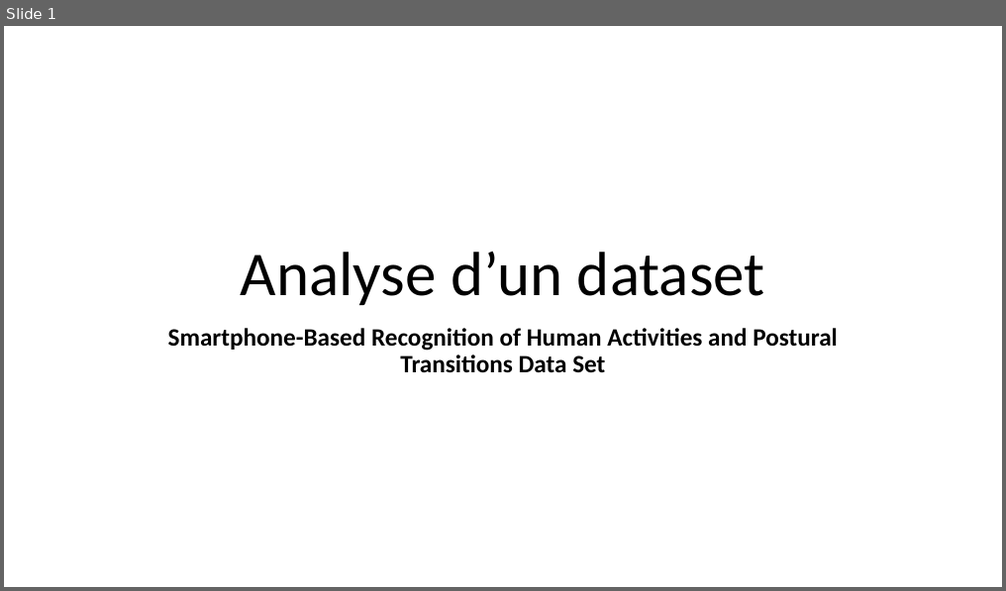
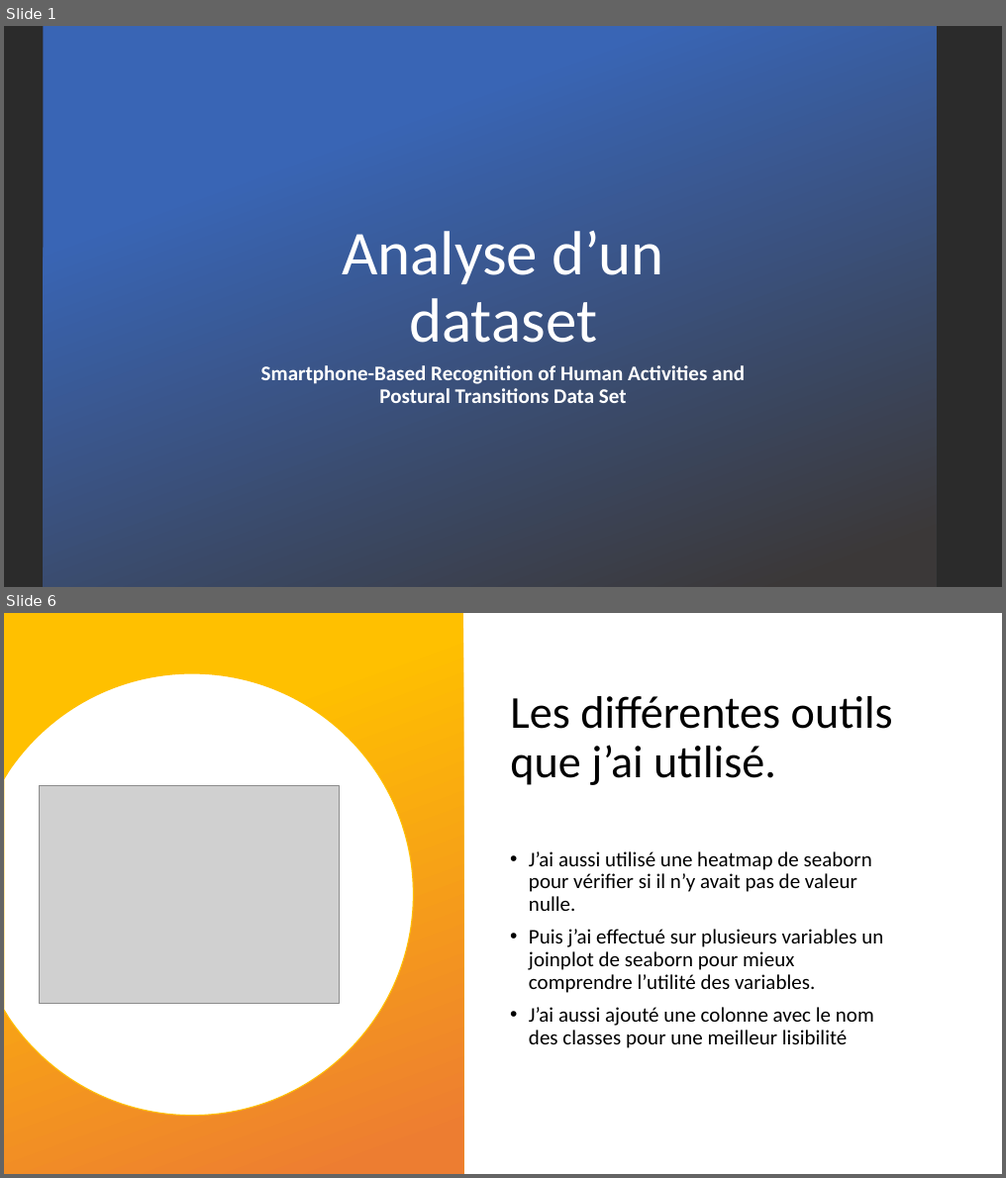
Before and after one commit to EmmanuelVey94/PythonForDataAnalysis, a slide deck: contexte.pptx. Shown one above the other, each under a label of ours: slide 1 before the commit, slides 1 and 6 after it; the slides between them are not shown. The pictures are 1006x591 and 1006x1178 pixels, drawn with LibreOffice and Linux fonts; fonts in the diff are those of the drawing; grey boxes stand for pictures; background and template pictures are left out; a plain dark background stands for a picture behind light text. Boxes give left, top, right and bottom in pixels: in the first picture for what was removed or moved away, otherwise in the second. Text is boxed around its words. In the diff, an @@ line names an element or a change of style, - is before the commit and + after.

```diff
--- a/contexte.pptx
+++ b/contexte.pptx
@@ slide 6 added at <box>4,613,1002,1174</box>, background picture (left out) @@
@@ rectangle added at <box>4,613,463,1174</box>, fill gradient #FFC000 to #ED7D31 @@
@@ freeform shape added at <box>4,673,414,1116</box>, fill #FFFFFF, outline #ED7D31 1 pt @@
@@ title added at <box>510,696,893,785</box>, 44 pt, text #000000 @@
+Les différentes outils que j’ai utilisé.
@@ picture added at <box>40,785,339,1003</box> @@
@@ text added at <box>529,852,883,1049</box>, 20 pt, text #000000 @@
+• J’ai aussi utilisé une heatmap de seaborn pour vérifier si il n’y avait pas de valeur nulle.
+• Puis j’ai effectué sur plusieurs variables un joinplot de seaborn pour mieux comprendre l’utilité des variables.
+• J’ai aussi ajouté une colonne avec le nom des classes pour une meilleur lisibilité
@@ slide 1 changed as well @@
@@ background #FFFFFF to picture (left out) @@
@@ rectangle added at <box>43,26,936,587</box>, fill gradient #3965B5 to #3B3838 @@
@@ title "Analyse d’un dataset": place and size @@
-title "Analyse d’un dataset" at <box>241,251,765,305</box>
+title "Analyse d’un dataset" at <box>342,231,664,343</box>
@@ title "Analyse d’un dataset" at <box>342,231,664,343</box>: text colour #000000 to #FFFFFF @@
@@ subtitle "Smartphone-Based Recognition of Human Activities ...": place and size @@
-subtitle "Smartphone-Based Recognition of Human Activities ..." at <box>168,328,838,373</box>
+subtitle "Smartphone-Based Recognition of Human Activities ..." at <box>261,366,745,403</box>
@@ subtitle "Smartphone-Based Recognition of Human Activities ..." at <box>261,366,745,403</box>: size 24 to 20 pt, text colour #000000 to #FFFFFF @@
```
Also in this commit, not shown: 3 other slides changed, 2 other slides added, 2 slides removed.
